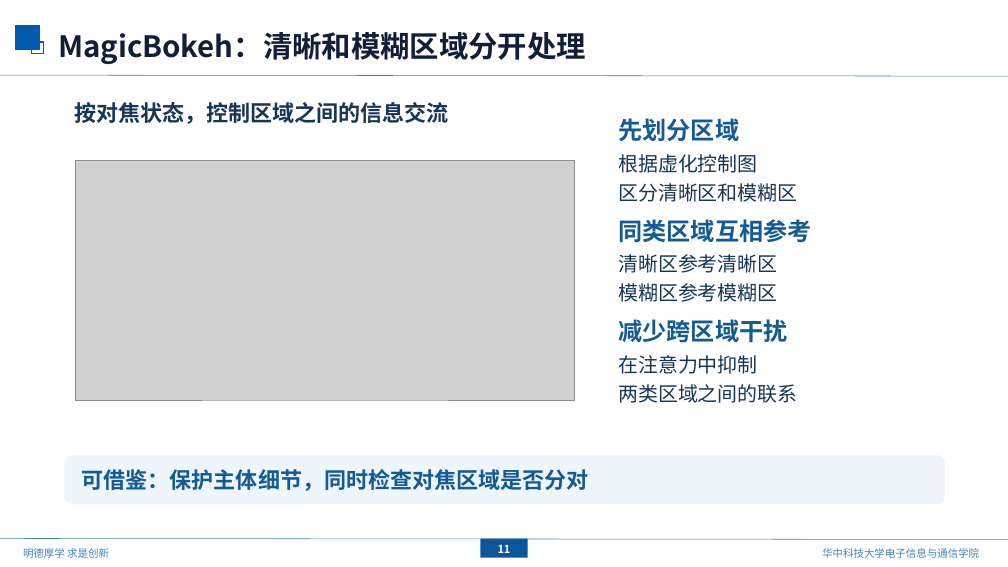
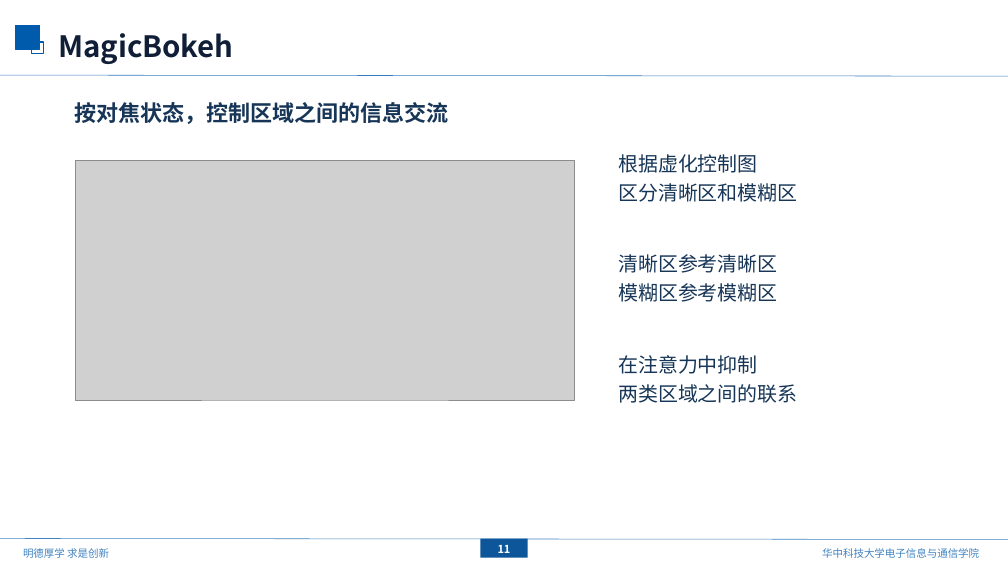
Before and after one commit to mengmcy1/OPPO-depth-guided-video-bokeh, a slide deck: slide 12 of 汇报/2026-10-16_基线更新与ATB分析/基线更新与ATB分析_1016.pptx. Drawn at 1008x567 pixels with LibreOffice and Linux fonts; fonts in the diff are those of the drawing; grey boxes stand for pictures; background and template pictures are left out. Boxes give left, top, right and bottom in pixels: in the first picture for what was removed or moved away, otherwise in the second. Text is boxed around its words. In the diff, an @@ line names an element or a change of style, - is before the commit and + after.

```diff
--- a/汇报/2026-10-16_基线更新与ATB分析/基线更新与ATB分析_1016.pptx
+++ b/汇报/2026-10-16_基线更新与ATB分析/基线更新与ATB分析_1016.pptx
@@ text at [58,33,233,64]: text changed @@
-MagicBokeh：清晰和模糊区域分开处理
+MagicBokeh
@@ text removed at [618,118,739,141] @@
-先划分区域
@@ text removed at [618,219,811,242] @@
-同类区域互相参考
@@ text removed at [618,319,787,343] @@
-减少跨区域干扰
@@ rounded rectangle removed at [64,455,945,504] @@
@@ text removed at [82,469,589,491] @@
-可借鉴：保护主体细节，同时检查对焦区域是否分对
```
Also in this commit, not shown: 5 other slides changed, 2 other files.
